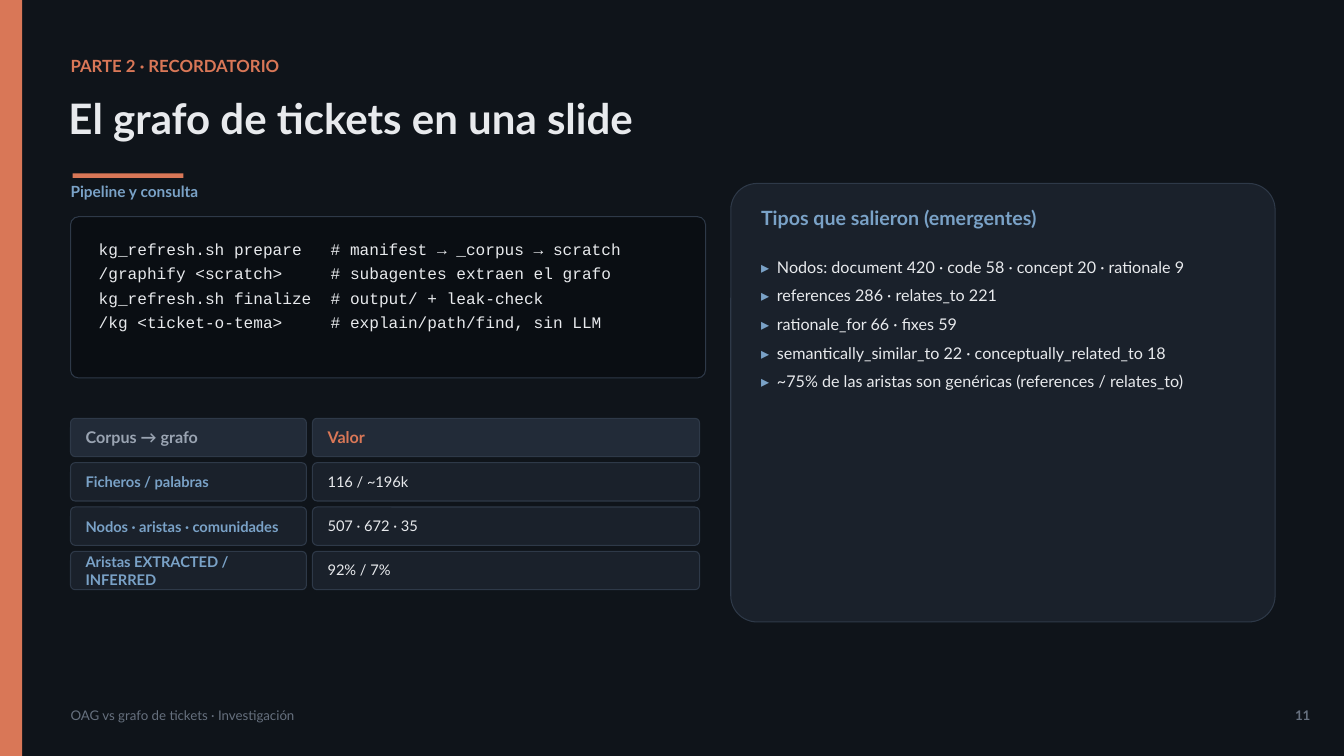
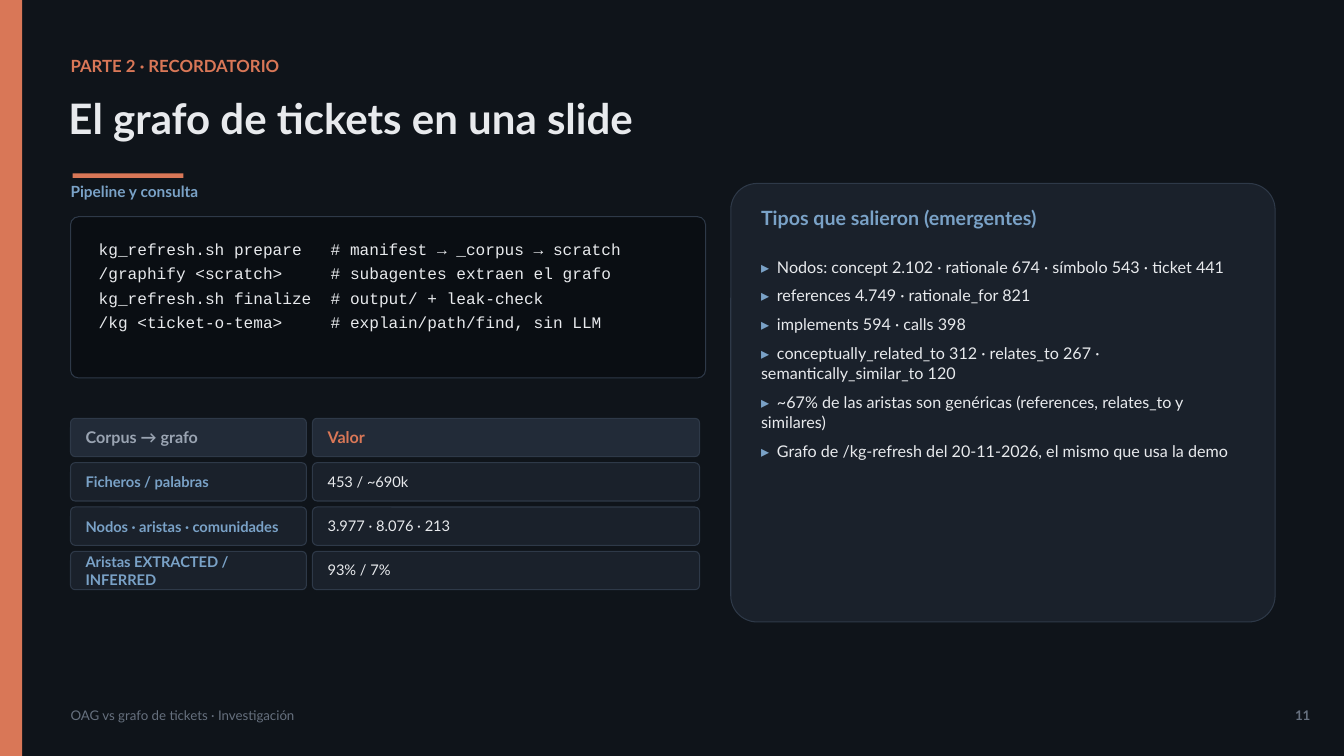
Before and after one commit to olonok69/oag_vs_kg_ml_engineer, a slide deck: slide 11 of presentacion/OAG_vs_KG_Presentacion.pptx. Drawn at 1344x756 pixels with LibreOffice and Linux fonts; fonts in the diff are those of the drawing. Boxes give left, top, right and bottom in pixels: in the first picture for what was removed or moved away, otherwise in the second. Text is boxed around its words. In the diff, an @@ line names an element or a change of style, - is before the commit and + after.

```diff
--- a/presentacion/OAG_vs_KG_Presentacion.pptx
+++ b/presentacion/OAG_vs_KG_Presentacion.pptx
@@ text at [761, 261, 1228, 460]: text changed @@
-▸ Nodos: document 420 · code 58 · concept 20 · rationale 9
-▸ references 286 · relates_to 221
-▸ rationale_for 66 · fixes 59
-▸ semantically_similar_to 22 · conceptually_related_to 18
-▸ ~75% de las aristas son genéricas (references / relates_to)
+▸ Nodos: concept 2.102 · rationale 674 · símbolo 543 · ticket 441
+▸ references 4.749 · rationale_for 821
+▸ implements 594 · calls 398
+▸ conceptually_related_to 312 · relates_to 267 · semantically_similar_to 120
+▸ ~67% de las aristas son genéricas (references, relates_to y similares)
+▸ Grafo de /kg-refresh del 20-11-2026, el mismo que usa la demo
@@ text at [328, 476, 408, 487]: text changed @@
-116 / ~196k
+453 / ~690k
@@ text at [328, 520, 450, 531]: text changed @@
-507 · 672 · 35
+3.977 · 8.076 · 213
@@ text at [328, 564, 390, 575]: text changed @@
-92% / 7%
+93% / 7%
```
Also in this commit, not shown: 1 other slide changed, 15 other files.
